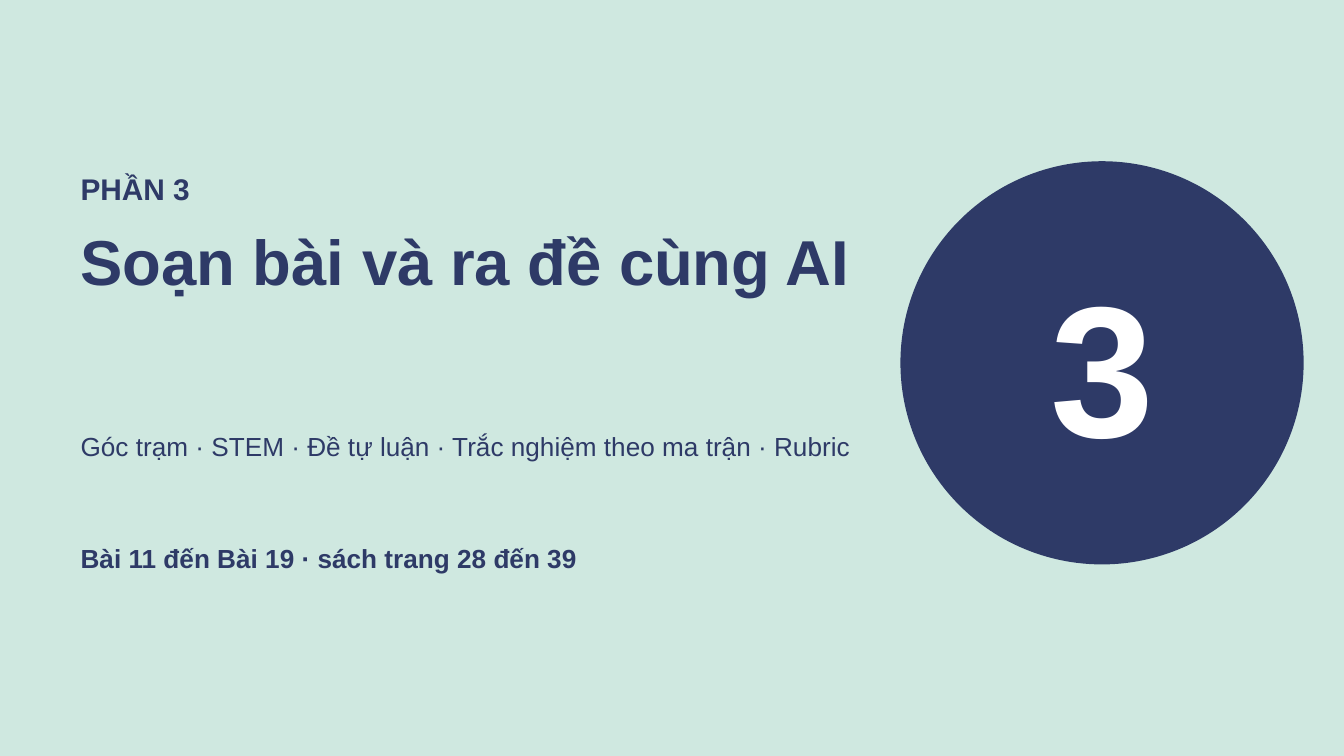
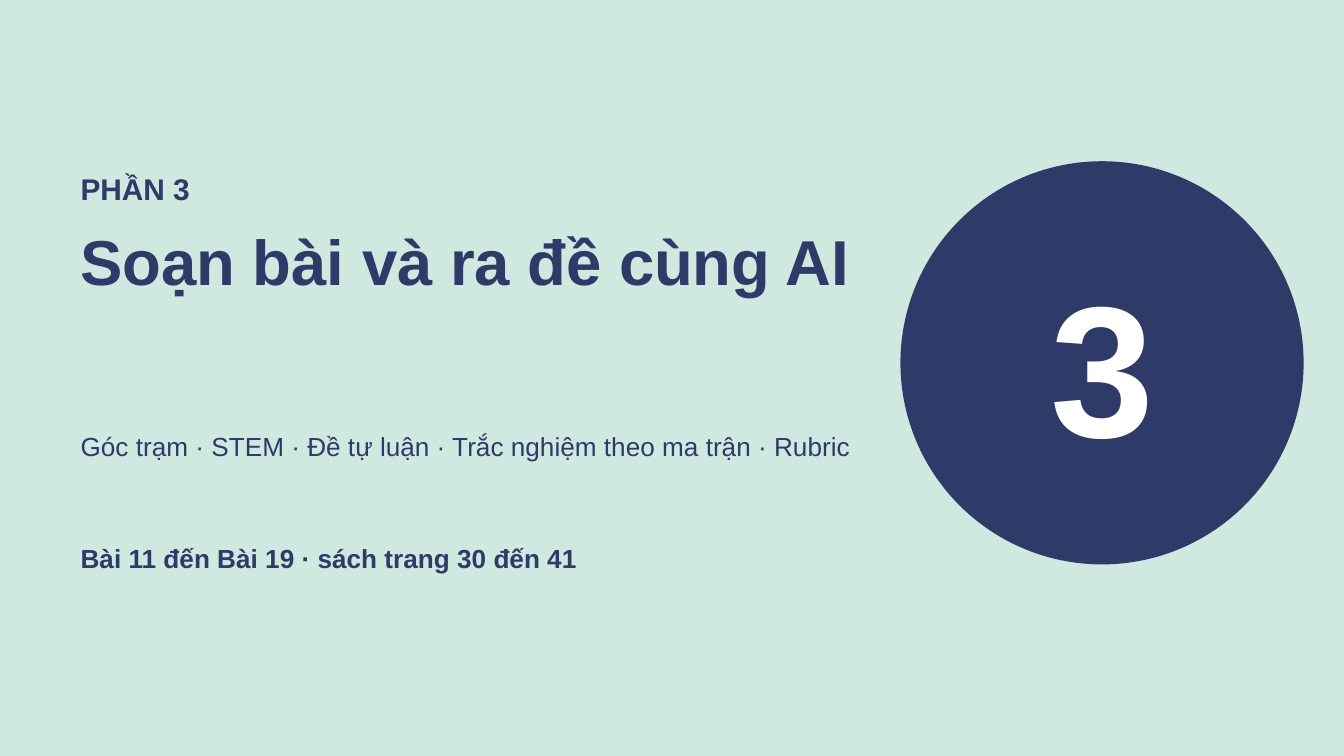
Before and after one commit to johnneinadlerr0353-bot/sachhuongdan, a slide deck: slide 11 of BO-TAI-LIEU-GUI-KHACH/04-Slide-tap-huan.pptx. Drawn at 1344x756 pixels with LibreOffice and Linux fonts; fonts in the diff are those of the drawing. Boxes give left, top, right and bottom in pixels: in the first picture for what was removed or moved away, otherwise in the second. Text is boxed around its words. In the diff, an @@ line names an element or a change of style, - is before the commit and + after.

```diff
--- a/BO-TAI-LIEU-GUI-KHACH/04-Slide-tap-huan.pptx
+++ b/BO-TAI-LIEU-GUI-KHACH/04-Slide-tap-huan.pptx
@@ text at [81, 548, 576, 574]: text changed @@
-Bài 11 đến Bài 19 · sách trang 28 đến 39
+Bài 11 đến Bài 19 · sách trang 30 đến 41
```
Also in this commit, not shown: 21 other slides changed, 30 other files.
